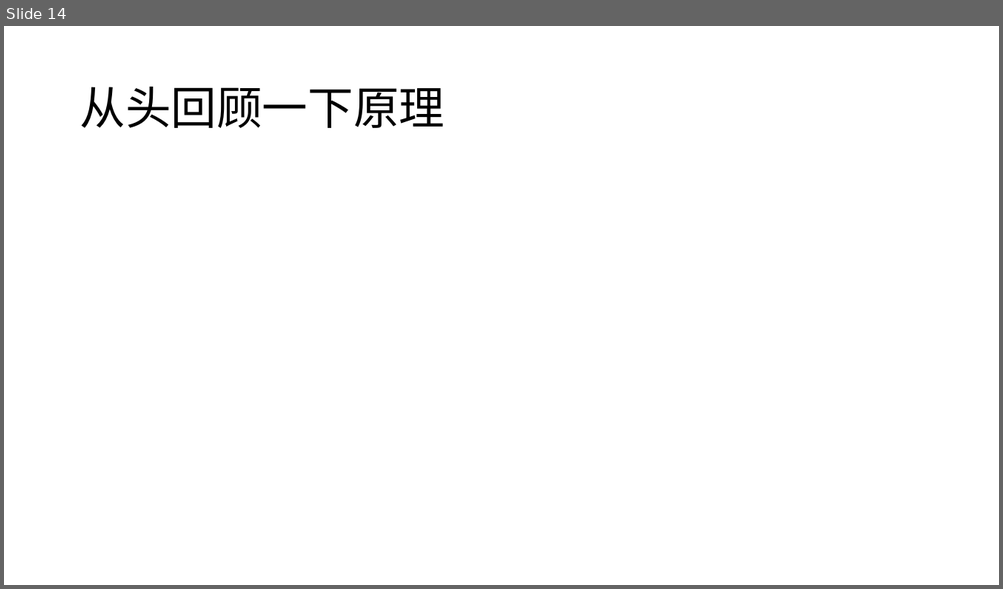
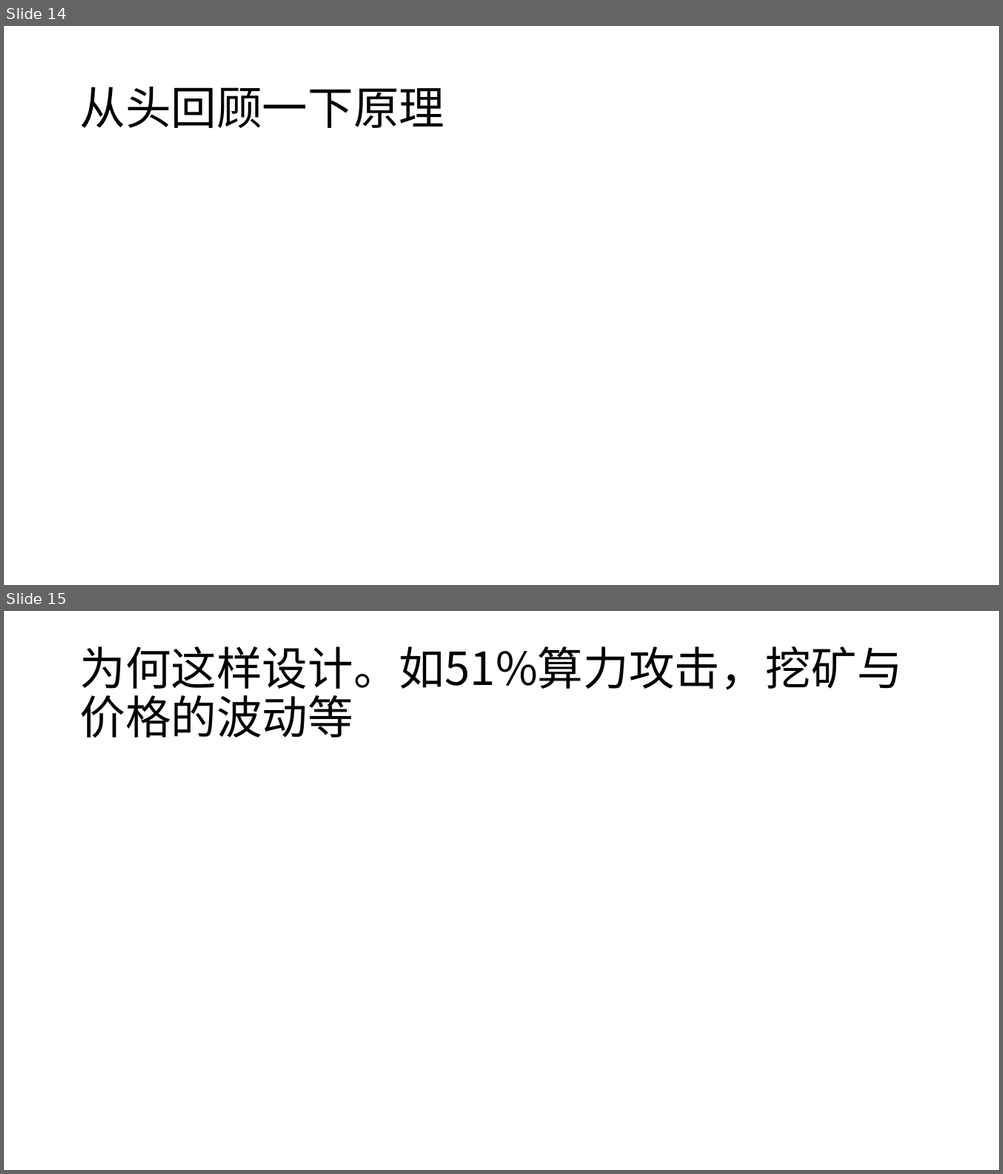
Before and after one commit to tdmm/blockchainppt, a slide deck: blockchain_intrduce.pptx. Shown one above the other, each under a label of ours: slide 14 before the commit, slides 14 and 15 after it. The pictures are 1003x589 and 1003x1174 pixels, drawn with LibreOffice and Linux fonts; fonts in the diff are those of the drawing. Boxes give left, top, right and bottom in pixels: in the first picture for what was removed or moved away, otherwise in the second. Text is boxed around its words. In the diff, an @@ line names an element or a change of style, - is before the commit and + after.

Commit message:
9.21

```diff
--- a/blockchain_intrduce.pptx
+++ b/blockchain_intrduce.pptx
@@ slide 15 added at <box>4,611,999,1170</box>, background #FFFFFF @@
@@ title added at <box>79,647,902,738</box>, 44 pt, text #000000 @@
+为何这样设计。如51%算力攻击，挖矿与价格的波动等
```
